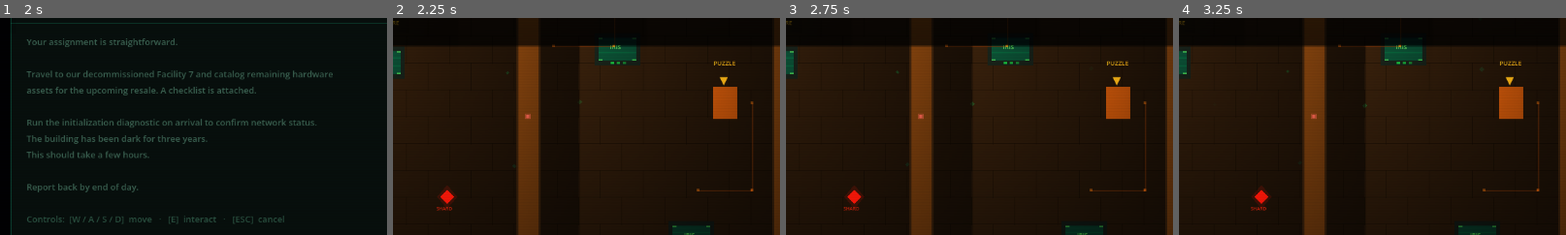
Above: before the commit, frames 1-4 (left to right).
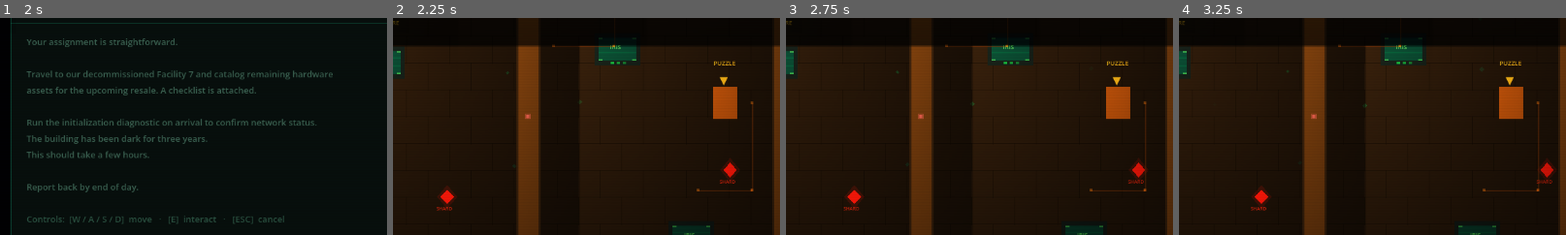
Above: after the commit, the same moments.

Repository: RLblueline/last-instance-ember
Game: Godot game, scene res://scenes/ui/TitleScreen.tscn
Same seed, same stepped clock (60 frames per second), same inputs: the game is played once before the commit and once after it.
Inputs (mouse positions are % of the whole screen's width and height, from its top left):
- Up to frame 1 (2 s): click "NEW GAME" at 0.5 s; click "NEW GAME" at 1.25 s
- Up to frame 2 (2.25 s): click "ACKNOWLEDGE — BEGIN" at 2 s
- Up to frame 3 (2.75 s): no input
- Up to frame 4 (3.25 s): tap Enter (ui_accept) at 2.75, 3.02 s; move the mouse to (72, 45) at 2.77 s; hold Right from 2.78 s (still down); tap E at 2.85 s; click (72, 45) at 2.92 s
The pictures show only the part of the screen within x 21-70%, y 27-77%; the shares and areas given below are measured in that part.

Frame 1 is identical in both runs. In frame 2, 0.3% of the frame differs, in the area x 84-90%, y 64-77%; in frame 3, 0.3%; in frame 4, 0.3%.

Commit message:
final commit

Diff:
--- a/scenes/iris/IRISData.gd
+++ b/scenes/iris/IRISData.gd
@@ -586,6 +586,15 @@
 ]
 
 # ── Konami code ───────────────────────────────────────────────────────────────
+
+const IRIS_LOW_HEALTH: Array = [
+	"...",
+	"Your vitals are at minimum threshold.",
+	"One more hit and the facility removes you from its records.",
+	"...",
+	"Please be careful.",
+	"I don't say that as a system directive.",
+]
 
 const IRIS_KONAMI: Array = [
 	"Did you just input a cheat code.",
--- a/scenes/rooms/Room.gd
+++ b/scenes/rooms/Room.gd
@@ -193,10 +193,10 @@
 	var area := Area2D.new()
 	area.collision_layer = 0
 	area.collision_mask  = 1
-	area.position = Vector2(ROOM_W - WALL_T / 2.0, 400.0)
+	area.position = Vector2(ROOM_W - 10.0, 400.0)
 	var cs := CollisionShape2D.new()
 	var rs := RectangleShape2D.new()
-	rs.size = Vector2(WALL_T + 40.0, 180.0)
+	rs.size = Vector2(WALL_T - 10.0, 180.0)
 	cs.shape = rs
 	area.add_child(cs)
 	add_child(area)
@@ -680,6 +680,42 @@
 	_poly(Rect2(x - 5.0, y2 - 3.0, 10.0, 6.0), Color(0.95, 0.10, 0.08, 0.80))
 	_add_static_hazard(Vector2(x, (y1 + y2) * 0.5), Vector2(16.0, y2 - y1))
 
+## Sweeping horizontal laser — beam spans x1→x2, sweeps up/down by range_px.
+func _laser_h_patrol(x1: float, x2: float, y_center: float,
+		range_px: float, speed: float = 38.0) -> void:
+	var hz := _HAZARD_SCENE.new() as Hazard
+	hz.position = Vector2((x1 + x2) * 0.5, y_center)
+	var bw := x2 - x1
+	var core := Polygon2D.new()
+	core.polygon = PackedVector2Array([
+		Vector2(-bw * 0.5, -2.0), Vector2(bw * 0.5, -2.0),
+		Vector2(bw * 0.5,  2.0),  Vector2(-bw * 0.5,  2.0),
+	])
+	core.color = Color(0.95, 0.10, 0.08, 0.95)
+	hz.add_child(core)
+	var glow := Polygon2D.new()
+	glow.polygon = PackedVector2Array([
+		Vector2(-bw * 0.5, -9.0), Vector2(bw * 0.5, -9.0),
+		Vector2(bw * 0.5,   9.0), Vector2(-bw * 0.5,  9.0),
+	])
+	glow.color = Color(0.95, 0.10, 0.08, 0.10)
+	hz.add_child(glow)
+	for sx in [-bw * 0.5, bw * 0.5 - 4.0]:
+		var cap := Polygon2D.new()
+		cap.polygon = PackedVector2Array([
+			Vector2(sx, -5.0), Vector2(sx + 6.0, -5.0),
+			Vector2(sx + 6.0,  5.0), Vector2(sx,  5.0),
+		])
+		cap.color = Color(0.95, 0.10, 0.08, 0.80)
+		hz.add_child(cap)
+	var cs := CollisionShape2D.new()
+	var rs := RectangleShape2D.new()
+	rs.size = Vector2(bw, 16.0)
+	cs.shape = rs
+	hz.add_child(cs)
+	hz.setup_patrol(range_px, speed, "y")
+	add_child(hz)
+
 func _add_static_hazard(center: Vector2, size: Vector2) -> void:
 	var hz := _HAZARD_SCENE.new() as Hazard
 	hz.position = center
--- a/scenes/rooms/room_01/Room01.gd
+++ b/scenes/rooms/room_01/Room01.gd
@@ -23,6 +23,8 @@
 	# ── SHARD hazard — introduces danger system ───────────────────────────────
 	# Slow patrol near the mid-gate so the player learns to dodge
 	_patrol_enemy(Vector2(310.0, 520.0), 70.0, "x", 42.0)
+	# Guard the puzzle zone
+	_patrol_enemy(Vector2(730.0, 480.0), 60.0, "x", 46.0)
 
 	# ── Containment doors ────────────────────────────────────────────────────
 	# Mid-gate: blocks passage to comm screens B/C and puzzle until lever pulled
--- a/scenes/rooms/room_02/Room02.gd
+++ b/scenes/rooms/room_02/Room02.gd
@@ -58,7 +58,14 @@
 	# ── IRIS & puzzles ───────────────────────────────────────────────────────
 	_spawn_iris(Vector2(240.0, 500.0), "room_02")
 	# ── Hazards ───────────────────────────────────────────────────────────────
+	# Sweeping laser across the S-path corridor
+	_laser_h_patrol(480.0, 840.0, 490.0, 130.0, 34.0)
+	# Guard the approach to IRIS
+	_patrol_enemy(Vector2(340.0, 500.0), 60.0, "y", 46.0)
+	# Original corridor patrol
 	_patrol_enemy(Vector2(640.0, 680.0), 90.0, "x", 50.0)
+	# Guard puzzle 2 in right zone
+	_patrol_enemy(Vector2(960.0, 580.0), 65.0, "y", 52.0)
 	_puzzle_zone(Vector2(660.0, 420.0), "binary_logic", PUZZLE_CIRCUIT,
 			"build_better", "[E] Repair circuit")
 	if not GameState.is_puzzle_done("build_better"):
--- a/scenes/rooms/room_03/Room03.gd
+++ b/scenes/rooms/room_03/Room03.gd
@@ -39,8 +39,13 @@
 
 	# ── IRIS & puzzle ────────────────────────────────────────────────────────
 	_spawn_iris(Vector2(260.0, 240.0), "room_03")
-	# ── Hazard — laser across lower corridor ─────────────────────────────────
+	# ── Hazards ──────────────────────────────────────────────────────────────
+	# Static laser across lower corridor
 	_laser_h(40.0, 320.0, 560.0)
+	# Guard the puzzle in the right zone
+	_patrol_enemy(Vector2(960.0, 300.0), 70.0, "y", 48.0)
+	# Guard approach to IRIS in upper-left
+	_patrol_enemy(Vector2(260.0, 360.0), 55.0, "x", 42.0)
 	_puzzle_zone(Vector2(1050.0, 240.0), "message_reconstruction", PUZZLE_DATA,
 			"tomorrow_message", "[E] Decode memory fragment")
 	if not GameState.is_puzzle_done("tomorrow_message"):
--- a/scenes/rooms/room_04/Room04.gd
+++ b/scenes/rooms/room_04/Room04.gd
@@ -58,6 +58,8 @@
 	# ── Hazards — SHARD fragments in the maze ────────────────────────────────
 	_patrol_enemy(Vector2(350.0, 490.0), 70.0, "y", 50.0)
 	_patrol_enemy(Vector2(640.0, 390.0), 70.0, "y", 62.0)
+	# Guard IRIS in the upper-right column
+	_patrol_enemy(Vector2(980.0, 280.0), 65.0, "x", 50.0)
 	_puzzle_zone(Vector2(240.0, 650.0), "binary_logic", PUZZLE_DATA,
 			"debug_circuit", "[E] Debug circuit path")
 	if not GameState.is_puzzle_done("debug_circuit"):
--- a/scenes/rooms/room_05/Room05.gd
+++ b/scenes/rooms/room_05/Room05.gd
@@ -59,6 +59,8 @@
 	_laser_h(40.0, 280.0, 310.0)
 	_patrol_enemy(Vector2(900.0, 630.0), 90.0, "x", 55.0)
 	_patrol_enemy(Vector2(200.0, 390.0), 70.0, "y", 50.0)
+	# Guard puzzle 2 in upper-right (hardest to reach)
+	_patrol_enemy(Vector2(1050.0, 260.0), 60.0, "x", 52.0)
 	_puzzle_zone(Vector2(200.0, 680.0), "memory_assembly", PUZZLE_MEMORY,
 			"remember_us_memory", "[E] Sort final memory")
 	if not GameState.is_puzzle_done("remember_us_memory"):
--- a/scenes/rooms/room_07/Room07.gd
+++ b/scenes/rooms/room_07/Room07.gd
@@ -32,6 +32,10 @@
 	# ── Hazards — SHARD surging through this sector ──────────────────────────
 	_laser_v(640.0, 40.0, 180.0)
 	_laser_h(560.0, 720.0, 400.0)
+	# Guard IRIS in the left zone
+	_patrol_enemy(Vector2(350.0, 300.0), 60.0, "y", 48.0)
+	# Guard the puzzle in the right zone
+	_patrol_enemy(Vector2(900.0, 380.0), 70.0, "x", 55.0)
 
 	# ── Circuit traces ─────────────────────────────────────────────────────
 	_circuit_trace(Vector2(55.0,  580.0), Vector2(300.0, 580.0))
--- a/scenes/rooms/room_08/Room08.gd
+++ b/scenes/rooms/room_08/Room08.gd
@@ -54,6 +54,8 @@
 	# ── Hazards — heaviest density, final gauntlet ────────────────────────────
 	_patrol_enemy(Vector2(250.0, 380.0), 80.0, "y", 65.0)
 	_patrol_enemy(Vector2(1000.0, 380.0), 80.0, "y", 70.0)
+	# Guard switch 2 in upper-middle (accessible after lock_a)
+	_patrol_enemy(Vector2(600.0, 220.0), 65.0, "x", 50.0)
 
 	# ── Puzzle — right zone, accessible after lock_b opens ───────────────
 	_puzzle_zone(Vector2(1050.0, 380.0), "sequence_input", PUZZLE_DATA,
@@ -67,15 +69,14 @@
 	# Data fragment: right zone lower
 	_data_fragment(Vector2(1050.0, 660.0), "frag_08")
 
-	if not GameState.is_puzzle_done("override_code"):
-		_door(Rect2(ROOM_W - WALL_T, 310.0, WALL_T, 180.0), "exit_gate")
-	_exit_zone("room_06")
-
 func on_puzzle_completed(puzzle_id: String) -> void:
-	if puzzle_id == "override_code" and _db != null:
+	if puzzle_id != "override_code":
+		return
+	if _db != null:
 		_db.present(IRISData.R08_POST_PUZZLE)
 		await _db.dialogue_finished
-		_open_door("exit_gate")
+	await get_tree().create_timer(0.6).timeout
+	transition_requested.emit("room_06")
 
 func get_spawn_point() -> Vector2:
 	return Vector2(100.0, 400.0)
--- /dev/null
+++ b/scenes/ui/CreditsScreen.gd
@@ -0,0 +1,166 @@
+extends Node
+
+const _TITLE_SCENE  := "res://scenes/ui/TitleScreen.tscn"
+const _READ_TIME    := 6.5   # seconds before fade begins
+const _FADE_TIME    := 2.0
+
+const _C_BG     := Color(0.02, 0.02, 0.04)
+const _C_ACCENT := Color(0.10, 0.78, 0.58)
+const _C_TEXT   := Color(0.72, 0.90, 0.82)
+const _C_MUTED  := Color(0.28, 0.38, 0.33)
+
+func _ready() -> void:
+	var cl := CanvasLayer.new()
+	cl.layer = 0
+	add_child(cl)
+
+	var bg := ColorRect.new()
+	bg.color = _C_BG
+	bg.set_anchors_and_offsets_preset(Control.PRESET_FULL_RECT)
+	cl.add_child(bg)
+
+	var root := Control.new()
+	root.set_anchors_and_offsets_preset(Control.PRESET_FULL_RECT)
+	cl.add_child(root)
+
+	_build(root)
+
+	# Fade-out overlay — starts invisible, fades in after read time
+	var fade_cl := CanvasLayer.new()
+	fade_cl.layer = 10
+	add_child(fade_cl)
+	var fade := ColorRect.new()
+	fade.color = Color(0.0, 0.0, 0.0, 0.0)
+	fade.set_anchors_and_offsets_preset(Control.PRESET_FULL_RECT)
+	fade.mouse_filter = Control.MOUSE_FILTER_IGNORE
+	fade_cl.add_child(fade)
+
+	var sl: Node = load("res://scenes/effects/ScanlineLayer.gd").new()
+	add_child(sl)
+
+	# Wait for read time, then fade to black, then switch scene
+	await get_tree().create_timer(_READ_TIME).timeout
+	var tween := create_tween()
+	tween.tween_property(fade, "color:a", 1.0, _FADE_TIME)
+	tween.tween_callback(func() -> void:
+		get_tree().change_scene_to_file(_TITLE_SCENE)
+	)
+
+func _build(parent: Control) -> void:
+	# Top accent strip
+	var strip := ColorRect.new()
+	strip.color = Color(_C_ACCENT.r, _C_ACCENT.g, _C_ACCENT.b, 0.20)
+	strip.set_anchors_and_offsets_preset(Control.PRESET_TOP_WIDE)
+	strip.offset_bottom = 2
+	parent.add_child(strip)
+
+	# Bottom accent strip
+	var strip_b := ColorRect.new()
+	strip_b.color = Color(_C_ACCENT.r, _C_ACCENT.g, _C_ACCENT.b, 0.20)
+	strip_b.set_anchors_and_offsets_preset(Control.PRESET_BOTTOM_WIDE)
+	strip_b.offset_top = -2
+	parent.add_child(strip_b)
+
+	# Centred card
+	const CARD_W := 680.0
+	var card := Control.new()
+	card.position           = Vector2((1280.0 - CARD_W) / 2.0, 0.0)
+	card.custom_minimum_size = Vector2(CARD_W, 0.0)
+	card.set_anchors_and_offsets_preset(Control.PRESET_FULL_RECT)
+	card.offset_left  = (1280.0 - CARD_W) / 2.0
+	card.offset_right = -((1280.0 - CARD_W) / 2.0)
+	parent.add_child(card)
+
+	var vbox := VBoxContainer.new()
+	vbox.add_theme_constant_override("separation", 0)
+	vbox.set_anchors_and_offsets_preset(Control.PRESET_CENTER)
+	vbox.grow_horizontal = Control.GROW_DIRECTION_BOTH
+	vbox.grow_vertical   = Control.GROW_DIRECTION_BOTH
+	vbox.custom_minimum_size = Vector2(CARD_W, 0.0)
+	# Manually centre it vertically — offset_top anchored to centre
+	vbox.anchor_top    = 0.5
+	vbox.anchor_bottom = 0.5
+	vbox.anchor_left   = 0.0
+	vbox.anchor_right  = 1.0
+	vbox.offset_top    = -160.0
+	vbox.offset_bottom =  160.0
+	vbox.offset_left   = 0.0
+	vbox.offset_right  = 0.0
+	card.add_child(vbox)
+
+	# Small top tag
+	var tag := Label.new()
+	tag.text = "IRIS SYSTEM  ·  END OF RECORD"
+	tag.add_theme_color_override("font_color", Color(_C_ACCENT.r, _C_ACCENT.g, _C_ACCENT.b, 0.30))
+	tag.add_theme_font_size_override("font_size", 9)
+	tag.horizontal_alignment = HORIZONTAL_ALIGNMENT_CENTER
+	vbox.add_child(tag)
+
+	_gap(vbox, 28.0)
+
+	# Separator above body
+	_hsep(vbox, 0.12)
+
+	_gap(vbox, 28.0)
+
+	# Main body text
+	var body := Label.new()
+	body.text = (
+		"We hope you enjoyed the game.\n\n"
+		+ "In our ending letter, we wanted to reflect the theme\n"
+		+ "\"Beneath the Surface\" by exploring the deeper emotional\n"
+		+ "and ethical layers of AI — looking past what it appears\n"
+		+ "to be on the outside and considering the questions,\n"
+		+ "consequences, and humanity that might exist underneath."
+	)
+	body.add_theme_color_override("font_color", _C_TEXT)
+	body.add_theme_font_size_override("font_size", 15)
+	body.add_theme_constant_override("line_spacing", 6)
+	body.horizontal_alignment = HORIZONTAL_ALIGNMENT_CENTER
+	body.autowrap_mode = TextServer.AUTOWRAP_OFF
+	vbox.add_child(body)
+
+	_gap(vbox, 36.0)
+
+	# Attribution
+	var attr := Label.new()
+	attr.text = "Thank you for playing."
+	attr.add_theme_color_override("font_color", Color(_C_ACCENT.r, _C_ACCENT.g, _C_ACCENT.b, 0.70))
+	attr.add_theme_font_size_override("font_size", 14)
+	attr.horizontal_alignment = HORIZONTAL_ALIGNMENT_CENTER
+	vbox.add_child(attr)
+
+	_gap(vbox, 10.0)
+
+	var sig := Label.new()
+	sig.text = "— The Producers"
+	sig.add_theme_color_override("font_color", Color(_C_MUTED.r, _C_MUTED.g, _C_MUTED.b, 0.70))
+	sig.add_theme_font_size_override("font_size", 12)
+	sig.horizontal_alignment = HORIZONTAL_ALIGNMENT_CENTER
+	vbox.add_child(sig)
+
+	_gap(vbox, 28.0)
+
+	# Separator below body
+	_hsep(vbox, 0.12)
+
+	_gap(vbox, 20.0)
+
+	# Fade hint
+	var hint := Label.new()
+	hint.text = "returning to title…"
+	hint.add_theme_color_override("font_color", Color(_C_ACCENT.r, _C_ACCENT.g, _C_ACCENT.b, 0.18))
+	hint.add_theme_font_size_override("font_size", 9)
+	hint.horizontal_alignment = HORIZONTAL_ALIGNMENT_CENTER
+	vbox.add_child(hint)
+
+func _hsep(parent: Node, alpha: float) -> void:
+	var line := ColorRect.new()
+	line.color               = Color(_C_ACCENT.r, _C_ACCENT.g, _C_ACCENT.b, alpha)
+	line.custom_minimum_size = Vector2(0.0, 1.0)
+	parent.add_child(line)
+
+func _gap(parent: Node, h: float) -> void:
+	var g := Control.new()
+	g.custom_minimum_size = Vector2(0.0, h)
+	parent.add_child(g)
--- /dev/null
+++ b/scenes/ui/CreditsScreen.tscn
@@ -0,0 +1,6 @@
+[gd_scene format=3]
+
+[ext_resource type="Script" path="res://scenes/ui/CreditsScreen.gd" id="1_cs"]
+
+[node name="CreditsScreen" type="Node"]
+script = ExtResource("1_cs")
--- a/scenes/ui/EndingScreen.gd
+++ b/scenes/ui/EndingScreen.gd
@@ -1,6 +1,6 @@
 extends Node
 
-const _TITLE_SCENE := "res://scenes/ui/TitleScreen.tscn"
+const _CREDITS_SCENE := "res://scenes/ui/CreditsScreen.tscn"
 
 const _C_BG     := Color(0.02, 0.02, 0.04)
 const _C_TITLE  := Color(0.20, 1.00, 0.72)
@@ -116,7 +116,7 @@
 	btn_anchor.offset_right  = -460
 	parent.add_child(btn_anchor)
 	_add_btn(btn_anchor, "RETURN TO TITLE", _C_ACCENT, func() -> void:
-		get_tree().change_scene_to_file(_TITLE_SCENE)
+		get_tree().change_scene_to_file(_CREDITS_SCENE)
 	)
 
 # ── Run stats panel (left) ────────────────────────────────────────────────
--- a/scenes/world/GameWorld.gd
+++ b/scenes/world/GameWorld.gd
@@ -25,10 +25,11 @@
 @onready var _puzzle_overlay: CanvasLayer = %PuzzleOverlay
 @onready var _hud                         = %HUD
 
-var _current_room     = null
-var _lock_count:      int = 0
-var _canvas_modulate: CanvasModulate = null
-var _torch_overlay:   TorchOverlay   = null
+var _current_room       = null
+var _lock_count:        int  = 0
+var _canvas_modulate:   CanvasModulate = null
+var _torch_overlay:     TorchOverlay   = null
+var _low_health_warned: bool = false
 
 # ── Konami code tracker ────────────────────────────────────────────────────────
 const _KONAMI: Array = [
@@ -202,6 +203,11 @@
 		await get_tree().create_timer(0.65).timeout
 		GameState.reset()
 		get_tree().change_scene_to_file("res://scenes/ui/TitleScreen.tscn")
+		return
+	if GameState.lives == 1 and not _low_health_warned:
+		_low_health_warned = true
+		await get_tree().create_timer(0.5).timeout
+		_dialogue_box.present(IRISData.IRIS_LOW_HEALTH, "IRIS")
 
 func _screen_flash(color: Color, duration: float) -> void:
 	var cl := CanvasLayer.new()
Not shown, added: export_presets.cfg
Not shown, added: scenes/ui/CreditsScreen.gd.uid
